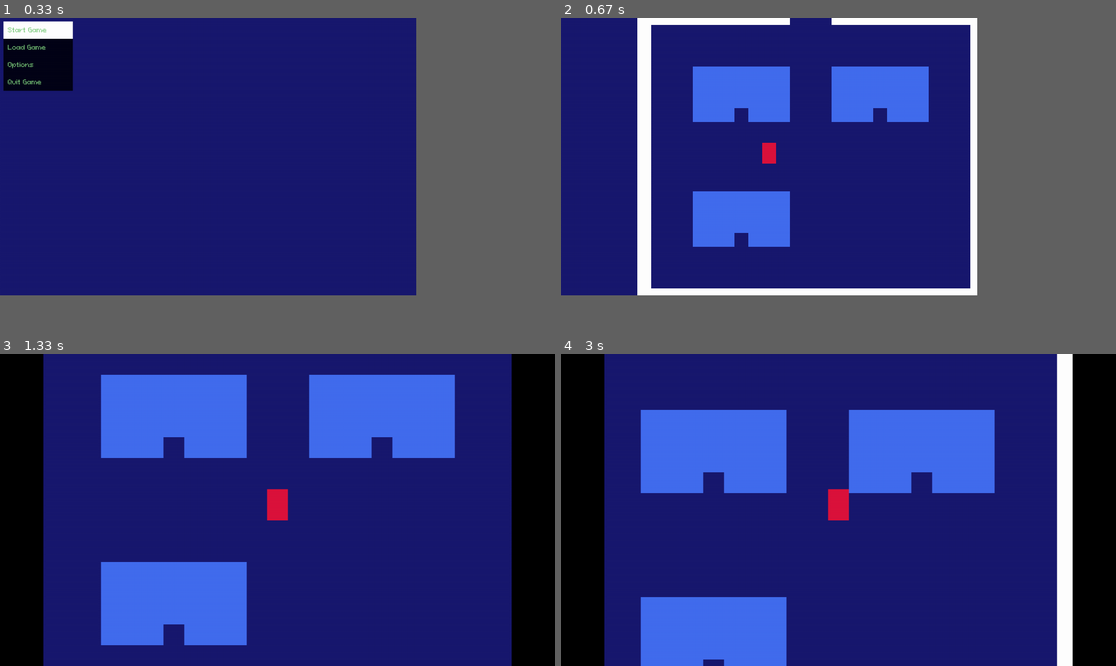
Above: before the commit, frames 1-4 (two rows, left to right).
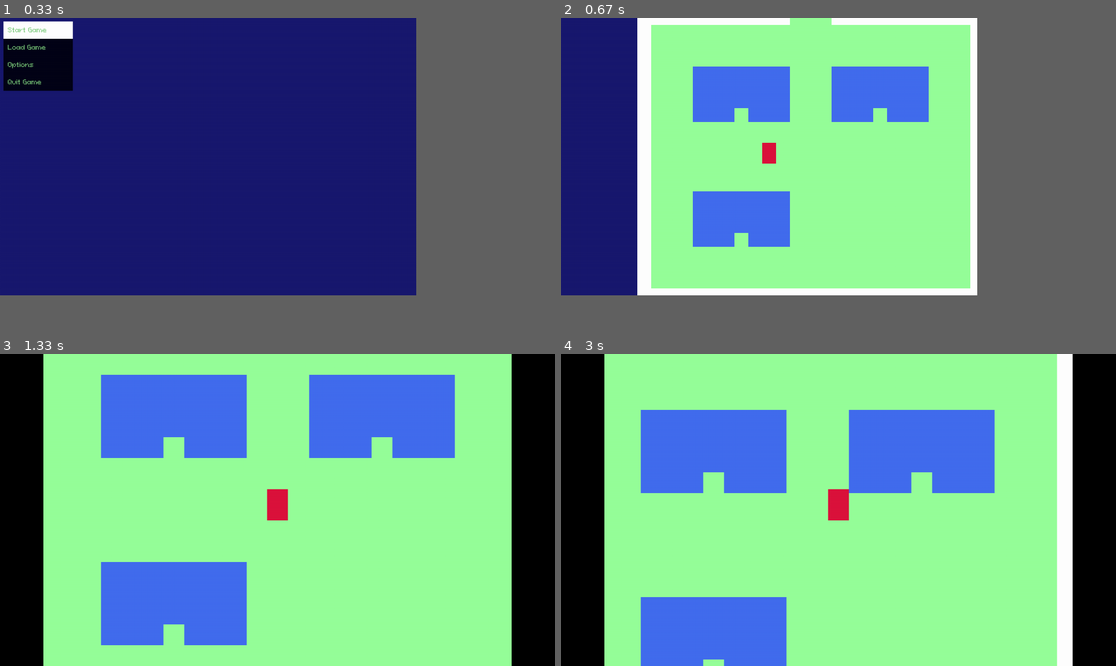
Above: after the commit, the same moments.

Repository: kritserv/rpg-maker-style-top-down-game-template
Game: pygame game, started from main.py
Same seed, same stepped clock (60 frames per second), same inputs: the game is played once before the commit and once after it.
Inputs:
- Up to frame 1 (0.33 s): no input
- Up to frame 2 (0.67 s): tap Enter at 0.33 s
- Up to frame 3 (1.33 s): tap F11 at 0.67 s; hold Right from 1 s (still down)
- Up to frame 4 (3 s): release Right at 1.47 s; hold Up 1.5-1.8 s; hold Right 1.83-2.3 s; hold Left 2.33-2.87 s; hold Down from 2.9 s (still down)

Frame 1 is identical in both runs. In frame 2, 40% of the frame differs, in the area x 16-74%, y 0-87%; in frame 3, 64%, in the area x 7-93%, y 0-100%; in frame 4, 62%.

Commit message:
test render town1 img

Diff:
--- a/main.py
+++ b/main.py
@@ -15,6 +15,7 @@
 	toggle_full_screen, update_size, \
 	load_scene_from_json, load_event_from_json, \
 	load_save_from_json, save_player_data, \
+	load_asset, \
 	Player, TopDownMap, Camera, BlackBar, \
 	Timer, SceneManager, SaveManager, Event, \
 	Cursor, Menu, Debugger, TextBox
@@ -54,6 +55,10 @@
 	camera = Camera(player, top_down_map)
 	text_box = TextBox(screen)
 
+	town1_img_x1, town1_img_x2, town1_img_x3 = load_asset()
+	town1_offset_x = -208+8
+	town1_offset_y = -176-8
+
 	scene_manager = SceneManager(
 		load_scene_from_json(), player, top_down_map, camera
 		)
@@ -229,6 +234,13 @@
 			top_down_map.resize(pixel_size, player)
 
 			screen.fill(darkblue)
+			if scene_manager.current_scene == "town1":
+				if pixel_size == 1:
+					screen.blit(town1_img_x1, (camera.tdmap.x + (town1_offset_x * pixel_size), camera.tdmap.y + (town1_offset_y * pixel_size)))
+				elif pixel_size == 2:
+					screen.blit(town1_img_x2, (camera.tdmap.x + (town1_offset_x * pixel_size), camera.tdmap.y + (town1_offset_y * pixel_size)))
+				elif pixel_size == 3:
+					screen.blit(town1_img_x3, (camera.tdmap.x + (town1_offset_x * pixel_size), camera.tdmap.y + (town1_offset_y * pixel_size)))
 			camera.draw(pixel_size, player, top_down_map)
 			black_bar.draw_if_set(curr_width, curr_height, ratio)
 			if event.draw_text_box:
--- a/src/__init__.py
+++ b/src/__init__.py
@@ -3,10 +3,11 @@
 	default_screen_size, white, black, darkblue, font_x1, font_x1_5, font_x2, font_x2_5, font_x3, font_x3_5, font_x4
 from .func import check_pygame_event, blit_text, \
 	load_screen_from_json, save_screen_setting, toggle_full_screen, \
-	update_size, load_scene_from_json, load_event_from_json, load_save_from_json, save_player_data
+	update_size, load_scene_from_json, load_event_from_json, load_save_from_json, save_player_data, \
+	load_asset
 from .entity import Player, TopDownMap, Camera, \
 	BlackBar, Timer, SceneManager, Event, Cursor, Menu, SaveManager, Debugger, TextBox
 
 __all__ = [clock_tick, curr_fps, default_screen_width, default_screen_height, default_screen_size, white, black, darkblue, font_x1, font_x1_5, font_x2, font_x2_5, font_x3, font_x3_5, font_x4,
-	check_pygame_event, blit_text, load_screen_from_json, save_screen_setting, load_event_from_json, toggle_full_screen, update_size, load_scene_from_json, load_save_from_json, save_player_data,
+	check_pygame_event, blit_text, load_screen_from_json, save_screen_setting, load_event_from_json, toggle_full_screen, update_size, load_scene_from_json, load_save_from_json, save_player_data, load_asset,
 	Player, TopDownMap, Camera, BlackBar, Timer, SceneManager, Event, Cursor, Menu, SaveManager, Debugger, TextBox]
--- a/src/func/__init__.py
+++ b/src/func/__init__.py
@@ -7,5 +7,6 @@
 from .load_event_data import load_event_from_json
 from .load_save_data import load_save_from_json
 from .save_player_data import save_player_data
+from .load_asset import load_asset
 
-__all__ = {blit_text, check_pygame_event, load_screen_from_json, save_screen_setting, toggle_full_screen, update_size , load_scene_from_json, load_event_from_json, load_save_from_json, save_player_data}
+__all__ = {blit_text, check_pygame_event, load_screen_from_json, save_screen_setting, toggle_full_screen, update_size , load_scene_from_json, load_event_from_json, load_save_from_json, save_player_data, load_asset}
--- /dev/null
+++ b/src/func/load_asset.py
@@ -0,0 +1,8 @@
+import pygame as pg
+
+def load_asset():
+	town1_img_x1 = pg.image.load(f"asset/img/scene/town1.png").convert()
+	town1_width, town1_height = town1_img_x1.get_size()
+	town1_img_x2 = pg.transform.scale(town1_img_x1, (town1_width*2, town1_height*2)).convert()
+	town1_img_x3 = pg.transform.scale(town1_img_x1, (town1_width*3, town1_height*3)).convert()
+	return town1_img_x1, town1_img_x2, town1_img_x3
Binary file added: asset/img/scene/town1.png
